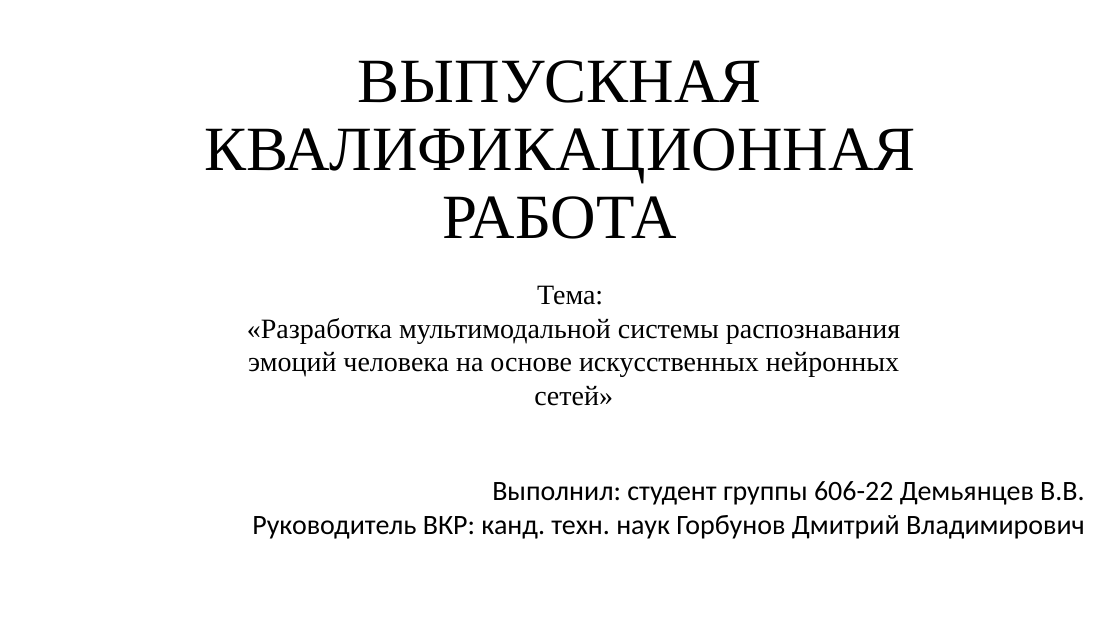
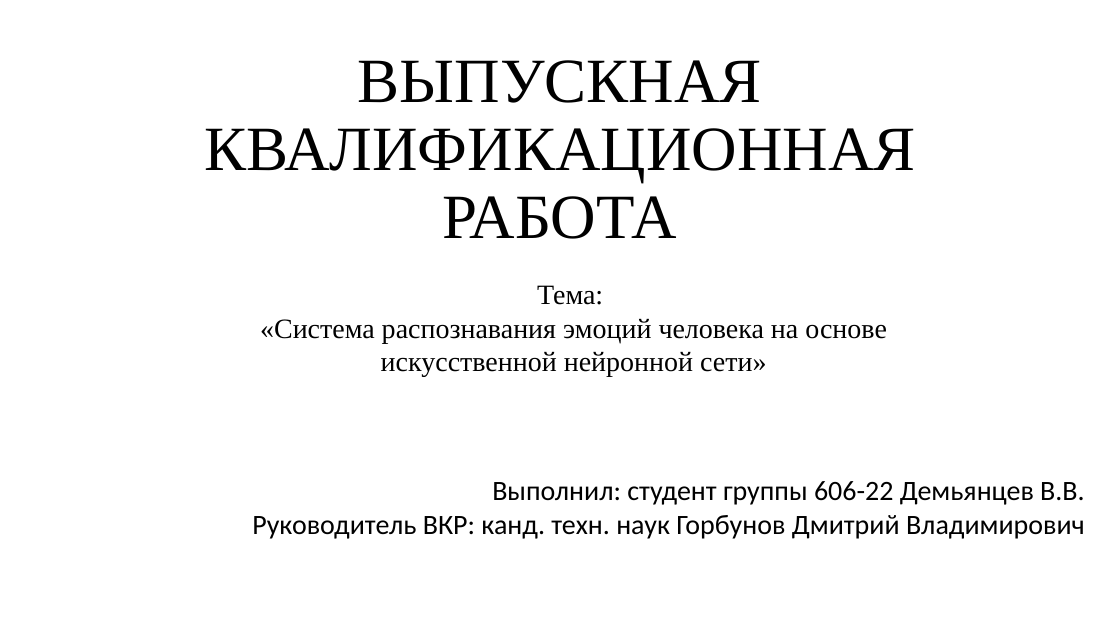
Before and after one commit to Hetsunya/diplom-docs, a slide deck: slide 1 of вкр/презентация по_ВКР_Демьянцев_Виталий_Владиславович_606_22.pptx. Drawn at 1120x630 pixels with LibreOffice and Linux fonts; fonts in the diff are those of the drawing. Boxes give left, top, right and bottom in pixels: in the first picture for what was removed or moved away, otherwise in the second. Text is boxed around its words. In the diff, an @@ line names an element or a change of style, - is before the commit and + after.

```diff
--- a/вкр/презентация по_ВКР_Демьянцев_Виталий_Владиславович_606_22.pptx
+++ b/вкр/презентация по_ВКР_Демьянцев_Виталий_Владиславович_606_22.pptx
@@ text at [260, 318, 887, 377]: text changed @@
-«Разработка мультимодальной системы распознавания эмоций человека на основе искусственных нейронных сетей»
+«Система распознавания эмоций человека на основе искусственной нейронной сети»
```
Also in this commit, not shown: 1 other slide changed, 3 other files.
